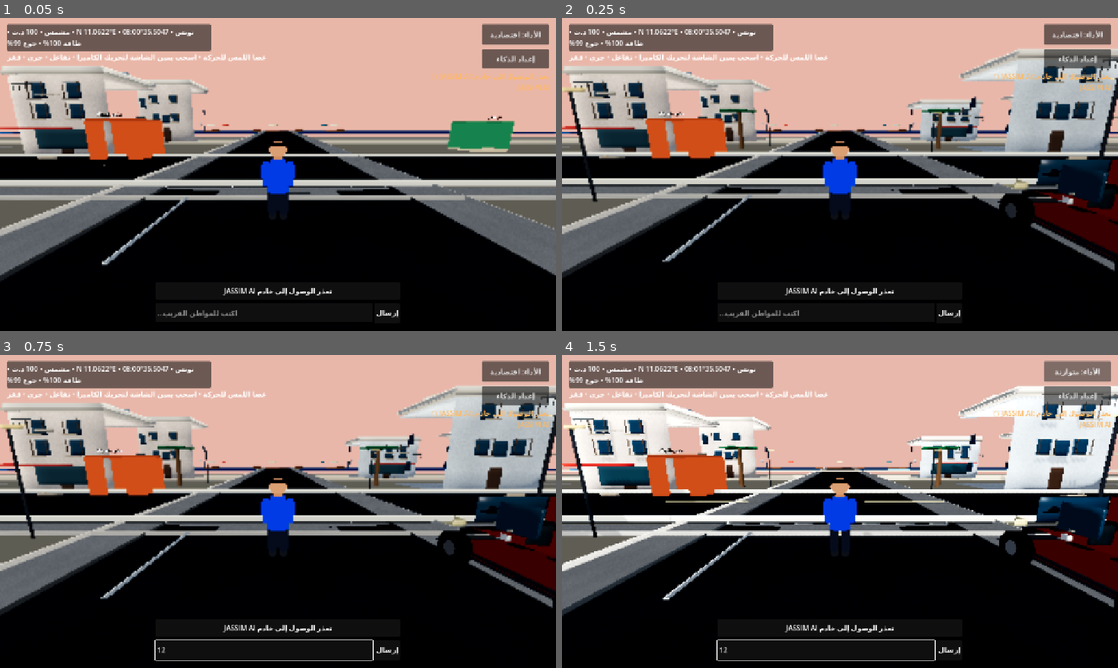
Above: before the commit, frames 1-4 (two rows, left to right).
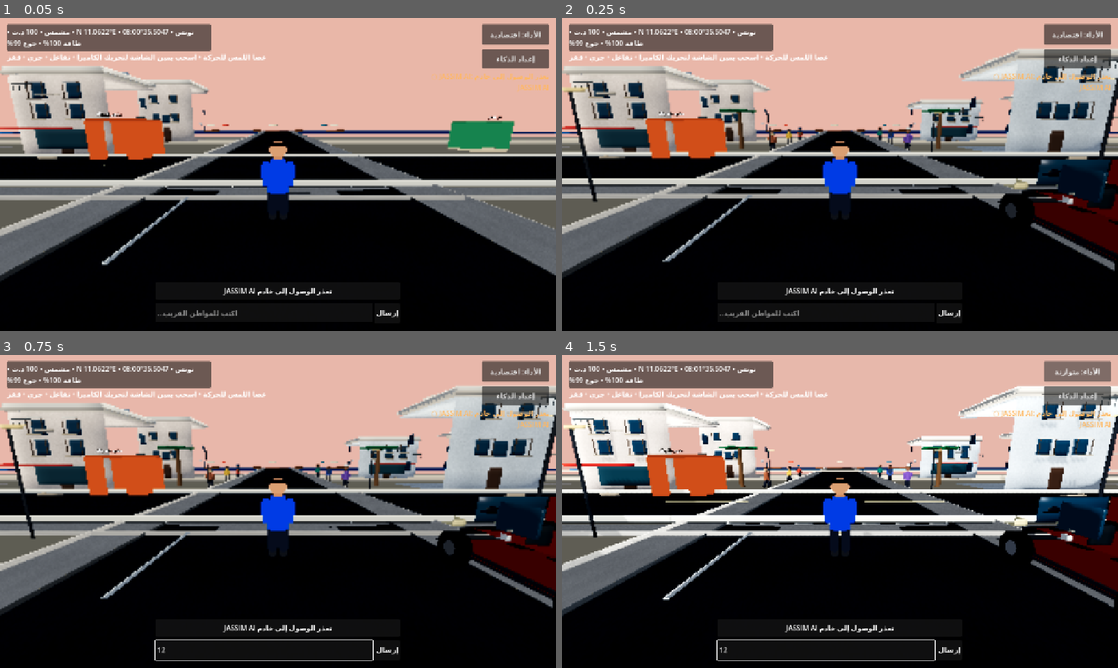
Above: after the commit, the same moments.

Repository: stevennpllk-crypto/REAL-LIFE-MAHDIA
Game: Godot game, scene res://scenes/Main.tscn
Two runs of this game, one before a commit and one after it. Both use one fixed random seed, a clock stepped at 60 frames per second and the inputs below.
Inputs (mouse positions are in pixels of both pictures, inside the frame that each line leads up to):
- Up to frame 1 (0.05 s): no input
- Up to frame 2 (0.25 s): no input
- Up to frame 3 (0.75 s): click (266, 649) at 0.52 s; type "12" at 0.6 s
- Up to frame 4 (1.5 s): click "الأداء: اقتصادية" at 1.25 s

Frame 1 is identical in both runs. In frame 2, 0.3% of the frame differs, in the area x 36-64%, y 34-43%; in frame 3, 0.3%; in frame 4, 0.5%, in the area x 0-63%, y 34-70%.
Error before the commit: Parse Error: Cannot infer the type of "offset" variable because the value doesn't have a set type. (res://scripts/npc.gd:783)

Commit message:
Fix typed pedestrian separation calculations in Godot 4.3

Diff:
--- a/scripts/npc.gd
+++ b/scripts/npc.gd
@@ -778,13 +778,14 @@
 	var separation := Vector3.ZERO
 	var nearby_count := 0
 	for resident in get_tree().get_nodes_in_group("mahdia_residents"):
-		if resident == self or not is_instance_valid(resident):
+		var resident_node := resident as Node3D
+		if resident_node == null or resident_node == self or not is_instance_valid(resident_node):
 			continue
-		var offset := global_position - resident.global_position
+		var offset: Vector3 = global_position - resident_node.global_position
 		offset.y = 0.0
-		var distance := offset.length()
+		var distance: float = offset.length()
 		if distance > 0.05 and distance < 1.55:
-			var strength := (1.55 - distance) / 1.55
+			var strength: float = (1.55 - distance) / 1.55
 			separation += offset.normalized() * strength
 			nearby_count += 1
 	if nearby_count == 0 or separation.length_squared() < 0.001:
